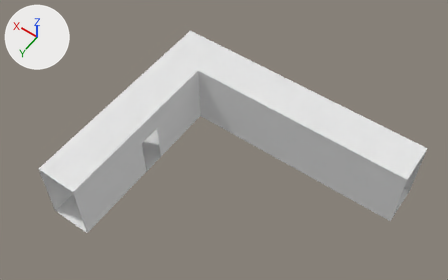
Two versions of the OBJ model Assets/Maps/PrisonBlockLowSec/Corridor.obj, one commit apart.
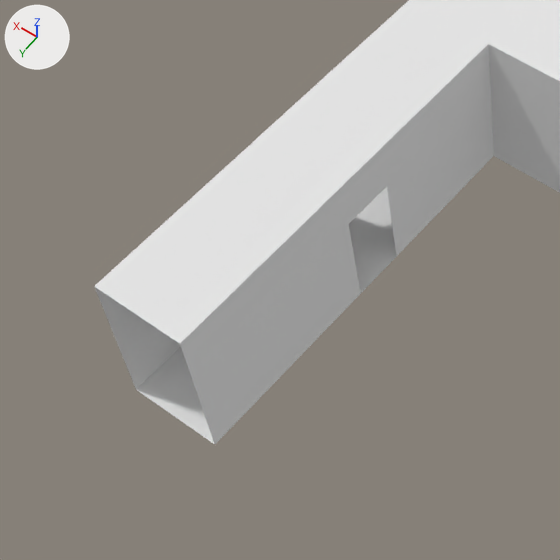
Each version is shown whole from a 50 mm lens placed at (-10.25, 19.06, 22.08), pointed at (-1.45, 6.75, 2.72), then close up on the part from 0% to 51% of the width and 19% to 100% of the height. Arrows for +X, +Y and +Z are at upper left; the lights stay in place. The older version's two pictures come first. Where no turn or scale is listed for an object, it has been applied to the vertices.

Names of what the first close-up shows: 'Corridor'.
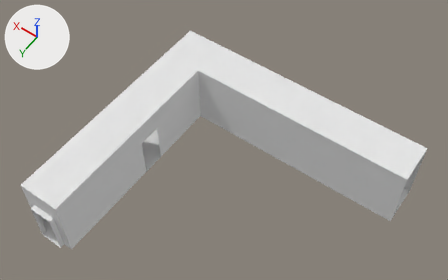
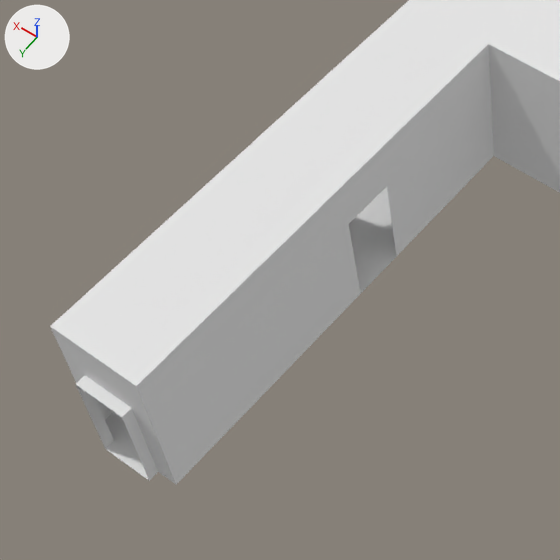
Pixel boxes (x1, y1, x2, y2) of what changed, in the close-ups (560 x 560 px):
'Corridor', reshaped
    before: (94, 0, 560, 444)
    after: (50, 0, 560, 484)
part 1 of me_corridor, built on
    before: (94, 219, 280, 444)
    after: (50, 219, 280, 484)

Patch to the scene script:
```diff
--- a/Assets/Maps/PrisonBlockLowSec/Corridor.obj.py
+++ b/Assets/Maps/PrisonBlockLowSec/Corridor.obj.py
@@ me_corridor @@
 # used by ob_corridor; location = (0.0, 0.0, 0.0)
-me_corridor.from_pydata(...)  # 74 vertices, 124 faces; spans x -8.2..3.3, y 2.7..12.1, z 0.0..3.0
+me_corridor.from_pydata(...)  # 82 vertices, 140 faces; spans x -8.2..3.3, y 2.7..13.2, z 0.0..3.0
+# me_corridor part 1
+# 2 faces are deleted
+# 4 vertices in x 1.5..3.3, y 12.1, z 0.0..3.0 move by (0.0, 0.9, 0.0)
+# 8 vertices are added at x 1.9..2.9, y 13.0..13.2, z 0.0..2.0
+# 4 new faces join them, mat_concretetiles (white #e7e7e7)
+# 8 new faces join them, mat_smoothconcrete (white #e7e7e7)
+# 6 new faces join them, mat_concrete (white #e7e7e7)
 me_corridor.materials.append(mat_concretetiles)
```
